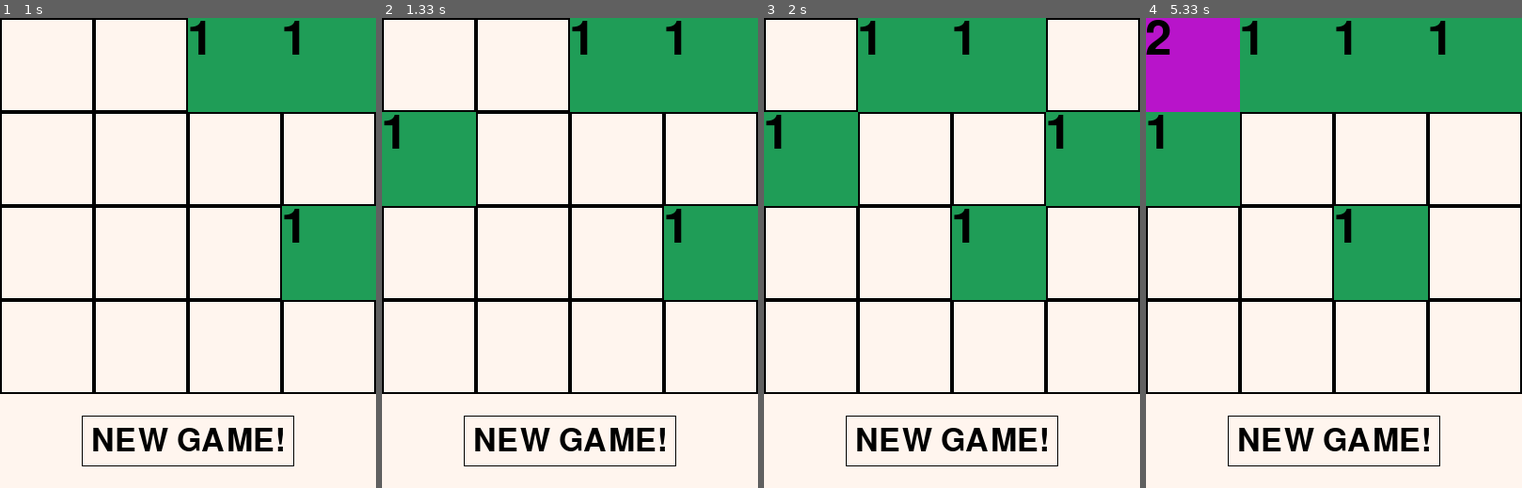
Above: before the commit, frames 1-4 (left to right).
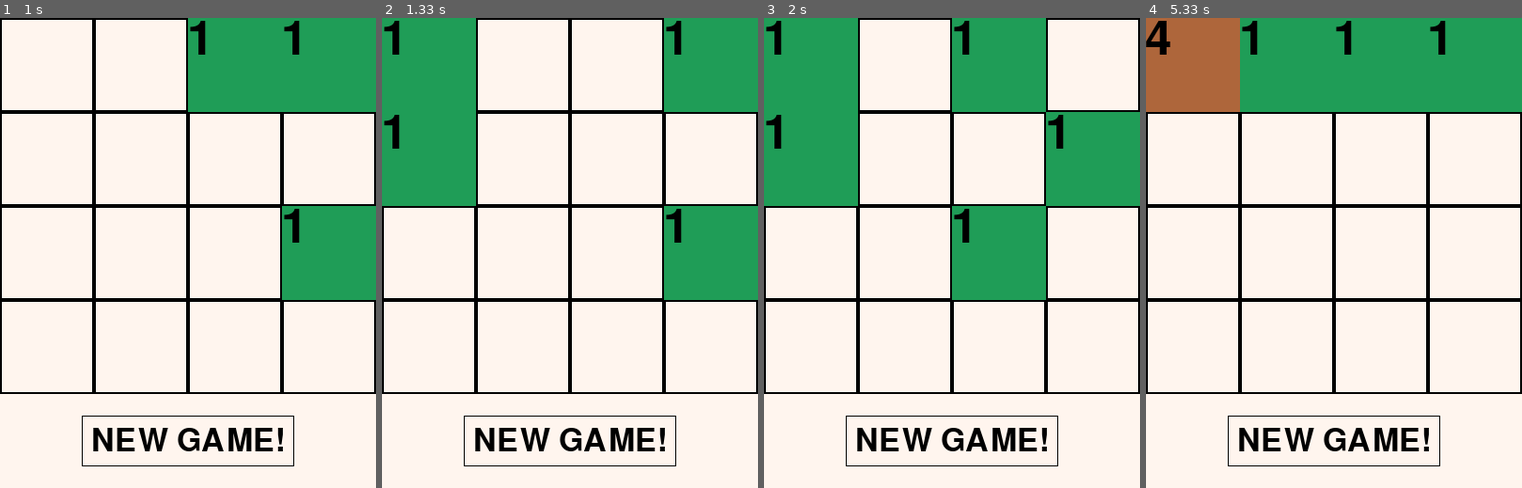
Above: after the commit, the same moments.

Repository: Good-piraT/pygame
Game: pygame game, started from main.py
Two runs of this game, one before a commit and one after it. Both use one fixed random seed, a clock stepped at 60 frames per second and the inputs below.
Inputs:
- Up to frame 1 (1 s): hold Right 0.33-0.8 s; hold Up from 0.83 s (still down)
- Up to frame 2 (1.33 s): release Up at 1.13 s; hold Right from 1.17 s (still down)
- Up to frame 3 (2 s): release Right at 1.63 s; hold Left from 1.67 s (still down)
- Up to frame 4 (5.33 s): release Left at 2.2 s; hold Down 2.23-2.53 s; click "NEW GAME!" at 2.62 s; hold Left 2.9-3.3 s; hold Up 3.33-3.7 s; hold Right 3.73-4.37 s; hold Down 4.4-4.77 s; hold Left 4.8-5.27 s; hold Right from 5.3 s (still down)

Frame 1 is identical in both runs. In frame 2, 10% of the frame differs, in the area x 0-75%, y 0-20%; in frame 3, 10%; in frame 4, 15%, in the area x 0-75%, y 0-60%.

Commit message:
first try

Diff:
--- a/main.py
+++ b/main.py
@@ -65,6 +65,7 @@
 
     def divide(self, mass, index, direction):
         new_mass = []
+        i_plus = 0
         if direction == 'left' or 'up':
             for i in range(4):
                 if i < index:
@@ -73,10 +74,12 @@
             for i in range(4):
                 if i > index:
                     new_mass.append(mass[i])
-        return new_mass
+                else:
+                    i_plus += 1
+        return new_mass, i_plus
         #возвращает произвольного размера массив, который check_row берет для создания протокола действия
 
-    def check_row(self, direction, row, elem):
+    def check_row(self, direction, row, i_plus, elem):
         #высчитывает тип движения (двигаться, не двигаться, слиться с другой клеткой)
         if direction == 'left' or direction == 'up':
             print('i choose left/up mirror')
@@ -91,7 +94,12 @@
         else:  #right or down
             print('i choose right/down mirror')
             for i in range(len(row)):
-                pass
+                if row[i] == 0:
+                    no_move = False
+                    return 'move', i+i_plus
+                if row[i] == elem:
+                    no_move = False
+                    return 'trans', i+i_plus
             return 'no move', -1
 
     def move(self,
@@ -104,9 +112,9 @@
                     row = self.board[i]
                     elem = self.board[i][q]
                     if elem > 0:
-                        check_mass = self.divide(row, q, direction)
+                        check_mass, i_plus = self.divide(row, q, direction)
                         movement_type, index = self.check_row(
-                            direction, check_mass, elem)
+                            direction, check_mass, i_plus, elem)
                         if q == 3:
                             movement_type = 'no move'
                         if movement_type == 'move':
@@ -121,9 +129,9 @@
                     row = self.board[i]
                     elem = self.board[i][q]
                     if elem > 0:
-                        check_mass = self.divide(row, q, direction)
+                        check_mass, i_plus = self.divide(row, q, direction)
                         movement_type, index = self.check_row(
-                            direction, check_mass, elem)
+                            direction, check_mass, i_plus, elem)
                         if q == 0:
                             movement_type = 'no move'
                         if movement_type == 'move':
@@ -144,9 +152,9 @@
                     row = disg_board[i]
                     elem = disg_board[i][q]
                     if elem > 0:
-                        check_mass = self.divide(row, q, direction)
+                        check_mass, i_plus = self.divide(row, q, direction)
                         movement_type, index = self.check_row(
-                            direction, check_mass, elem)
+                            direction, check_mass, i_plus, elem)
                         if q == 0:
                             movement_type = 'no move'
                         if movement_type == 'move':
@@ -168,9 +176,9 @@
                     row = disg_board[i]
                     elem = disg_board[i][q]
                     if elem > 0:
-                        check_mass = self.divide(row, q, direction)
+                        check_mass,i_plus = self.divide(row, q, direction)
                         movement_type, index = self.check_row(
-                            direction, check_mass, elem)
+                            direction, check_mass, i_plus, elem)
                         if q == 3:
                             movement_type = 'no move'
                         if movement_type == 'move':
